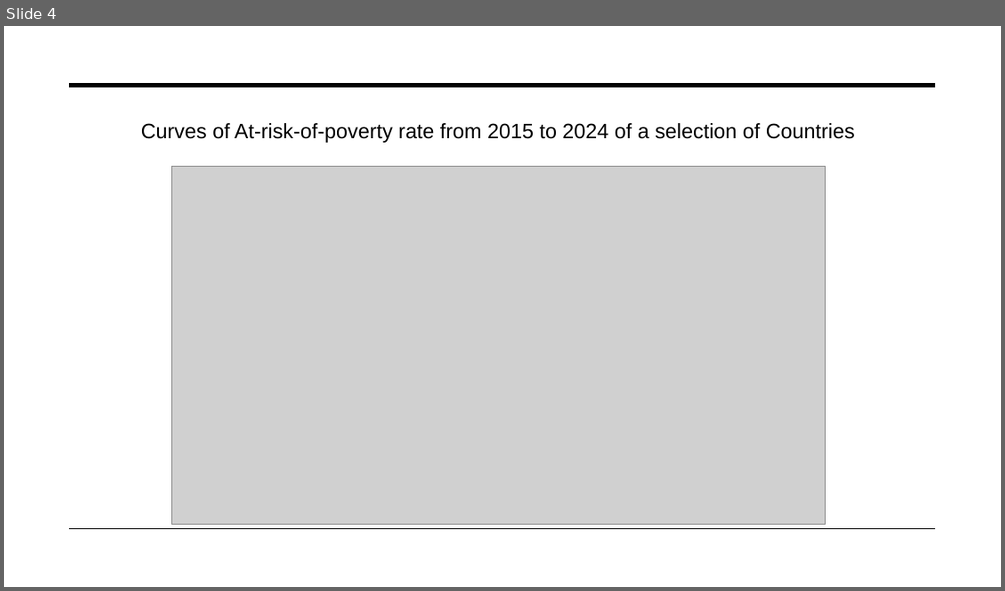
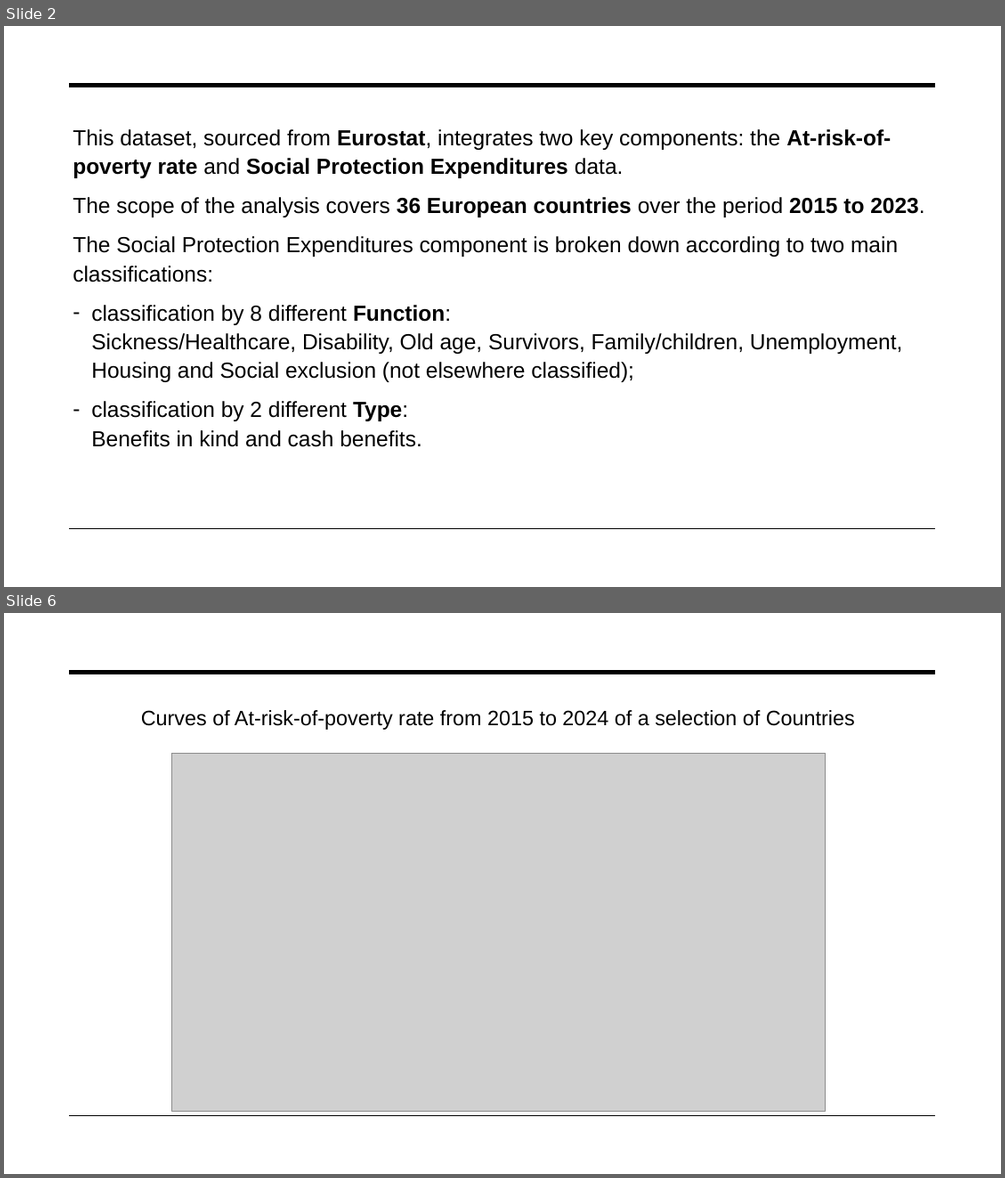
Before and after one commit to TitoMarazG/NPSProject2526, a slide deck: Socio-economics Determinants of Doverty in Europe_ Mid November Presentation.pptx. Shown one above the other, each under a label of ours: slide 4 before the commit, slides 2 and 6 after it; the slides between them are not shown. The pictures are 1005x591 and 1005x1178 pixels, drawn with LibreOffice and Linux fonts; fonts in the diff are those of the drawing; grey boxes stand for pictures. Boxes give left, top, right and bottom in pixels: in the first picture for what was removed or moved away, otherwise in the second. Text is boxed around its words. In the diff, an @@ line names an element or a change of style, - is before the commit and + after.

```diff
--- a/Socio-economics Determinants of Doverty in Europe_ Mid November Presentation.pptx
+++ b/Socio-economics Determinants of Doverty in Europe_ Mid November Presentation.pptx
@@ slide 2 added at (4,26,1001,587), background #FFFFFF; not listed: 2 template elements that a slide beside it also shows @@
@@ text added at (73,129,924,447), 21 pt, text #000000 @@
+This dataset, sourced from Eurostat, integrates two key components: the At-risk-of-poverty rate and Social Protection Expenditures data.
+The scope of the analysis covers 36 European countries over the period 2015 to 2023.
+The Social Protection Expenditures component is broken down according to two main classifications:
+– classification by 8 different Function: Sickness/Healthcare, Disability, Old age, Survivors, Family/children, Unemployment, Housing and Social exclusion (not elsewhere classified);
+– classification by 2 different Type: Benefits in kind and cash benefits.
@@ what was slide 4 is now slide 6 @@
```
Also in this commit, not shown: 1 slide changed, 2 other slides added, 1 slide removed, 1 other file.
